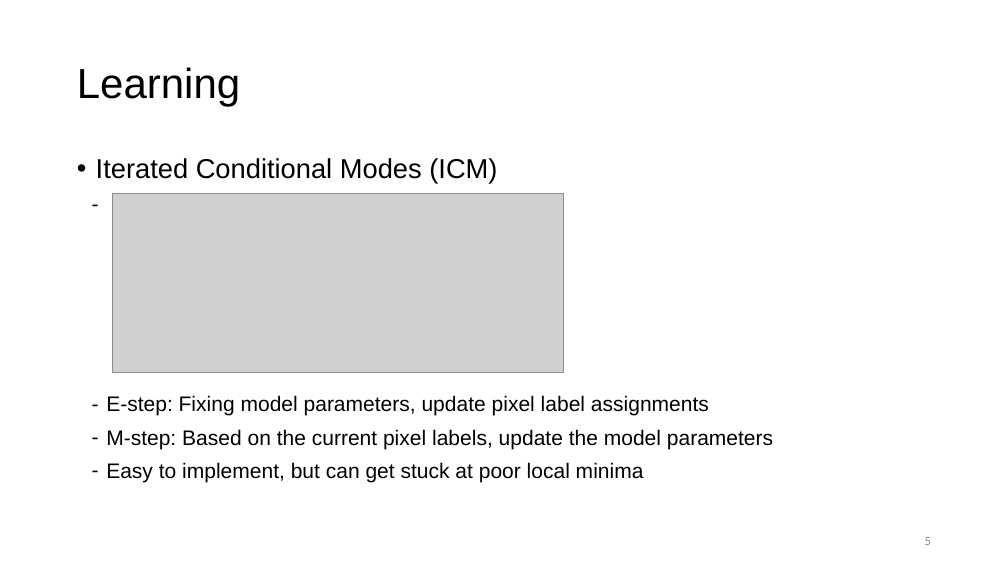
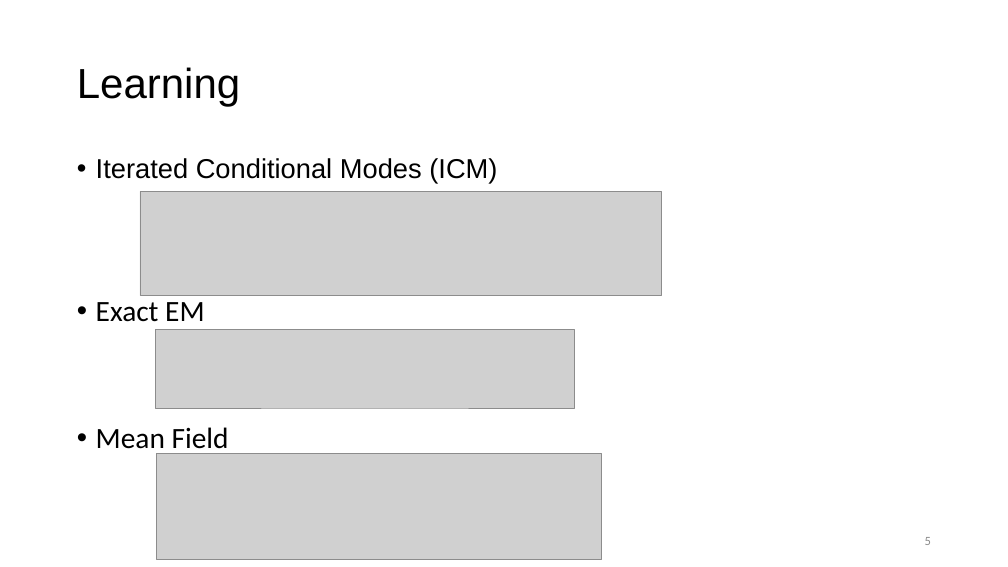
Before and after one commit to keithzhou/InferencePGM, a slide deck: slide 5 of presentation/presentation_v3.pptx. Drawn at 1008x567 pixels with LibreOffice and Linux fonts; fonts in the diff are those of the drawing; grey boxes stand for pictures. Boxes give left, top, right and bottom in pixels: in the first picture for what was removed or moved away, otherwise in the second. Text is boxed around its words. In the diff, an @@ line names an element or a change of style, - is before the commit and + after.

Commit message:
pre update

```diff
--- a/presentation/presentation_v3.pptx
+++ b/presentation/presentation_v3.pptx
@@ picture removed at [113, 194, 563, 372] @@
@@ picture added at [140, 191, 661, 296] @@
@@ text at [96, 302, 229, 456]: text changed; size 20 to 28 pt; font Arial to Calibri @@
-– E-step: Fixing model parameters, update pixel label assignments
-– M-step: Based on the current pixel labels, update the model parameters
-– Easy to implement, but can get stuck at poor local minima
+• Exact EM
+• Mean Field
@@ picture added at [156, 330, 575, 408] @@
@@ picture added at [157, 454, 601, 560] @@
```
Also in this commit, not shown: 1 slide removed.
